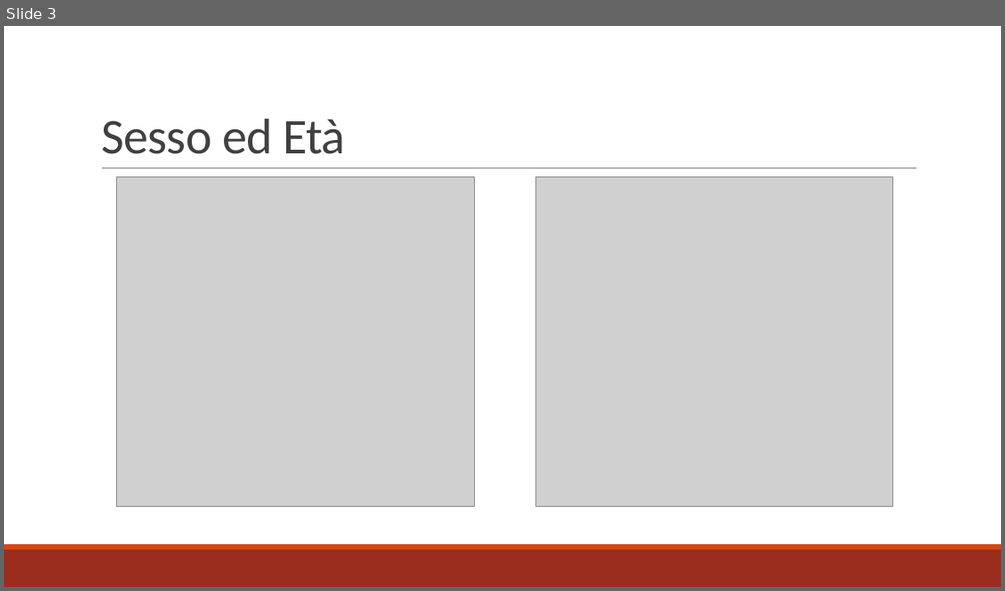
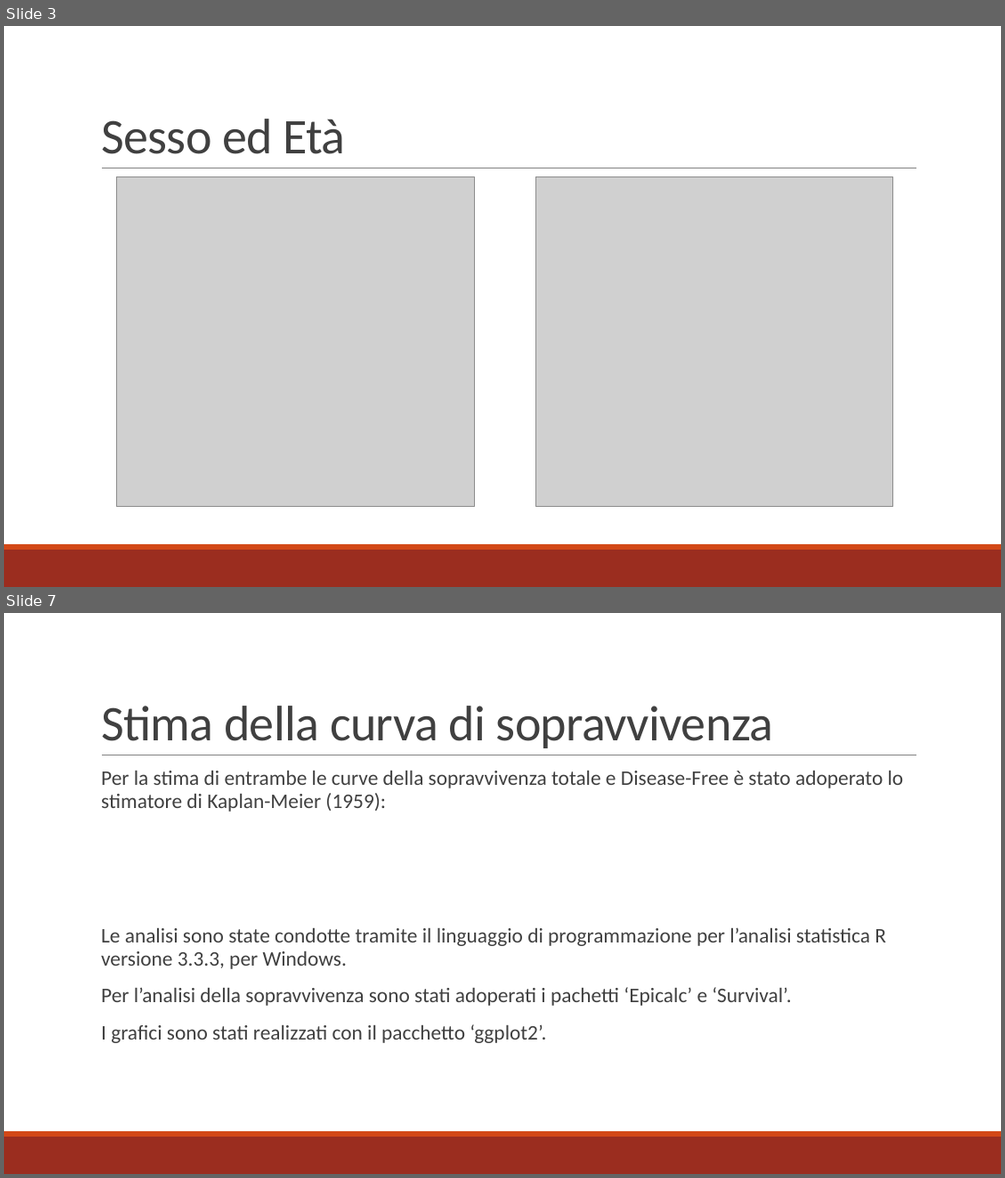
Before and after one commit to alghul96/AnalisiCdS, a slide deck: 2017-5 - 10 gruppo 8.pptx. Shown one above the other, each under a label of ours: slide 3 before the commit, slides 3 and 7 after it; the slides between them are not shown. The pictures are 1005x591 and 1005x1178 pixels, drawn with LibreOffice and Linux fonts; fonts in the diff are those of the drawing; grey boxes stand for pictures. Boxes give left, top, right and bottom in pixels: in the first picture for what was removed or moved away, otherwise in the second. Text is boxed around its words. In the diff, an @@ line names an element or a change of style, - is before the commit and + after.

```diff
--- a/2017-5 - 10 gruppo 8.pptx
+++ b/2017-5 - 10 gruppo 8.pptx
@@ slide 7 added at (x1=4, y1=613, x2=1001, y2=1174), background #FFFFFF; not listed: 3 template elements that a slide beside it also shows @@
@@ title added at (x1=101, y1=706, x2=774, y2=748), 48 pt, text #404040 @@
+Stima della curva di sopravvivenza
@@ text added at (x1=101, y1=771, x2=904, y2=811), 20 pt, text #404040 @@
+  Per la stima di entrambe le curve della sopravvivenza totale e Disease-Free è stato adoperato lo stimatore di Kaplan-Meier (1959):
@@ text added at (x1=101, y1=927, x2=886, y2=1043), 20 pt, text #404040 @@
+  Le analisi sono state condotte tramite il linguaggio di programmazione per l’analisi statistica R versione 3.3.3, per Windows.
+  Per l’analisi della sopravvivenza sono stati adoperati i pachetti ‘Epicalc’ e ‘Survival’.
+  I grafici sono stati realizzati con il pacchetto ‘ggplot2’.
```
Also in this commit, not shown: 3 slides changed, 11 other slides added, 4 other files.
